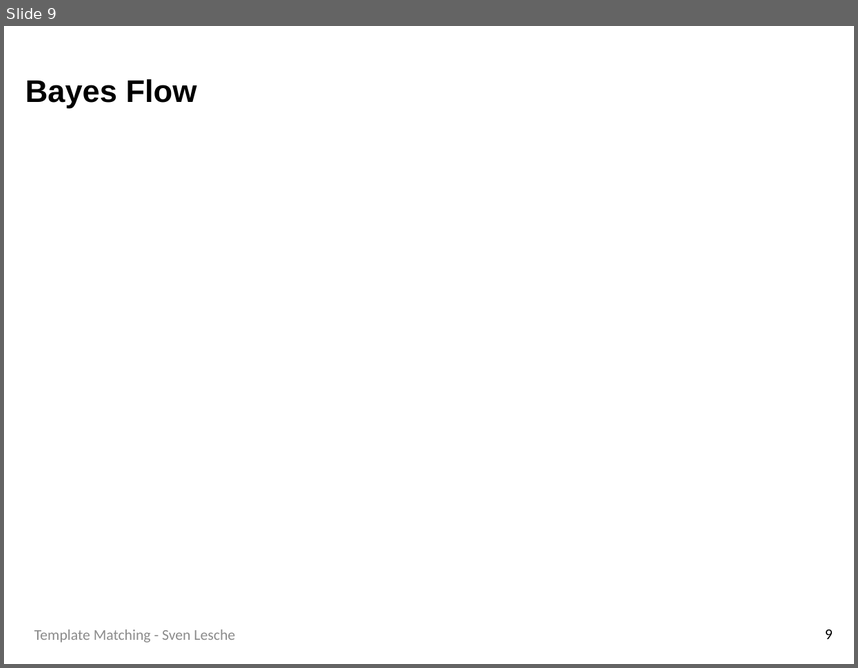
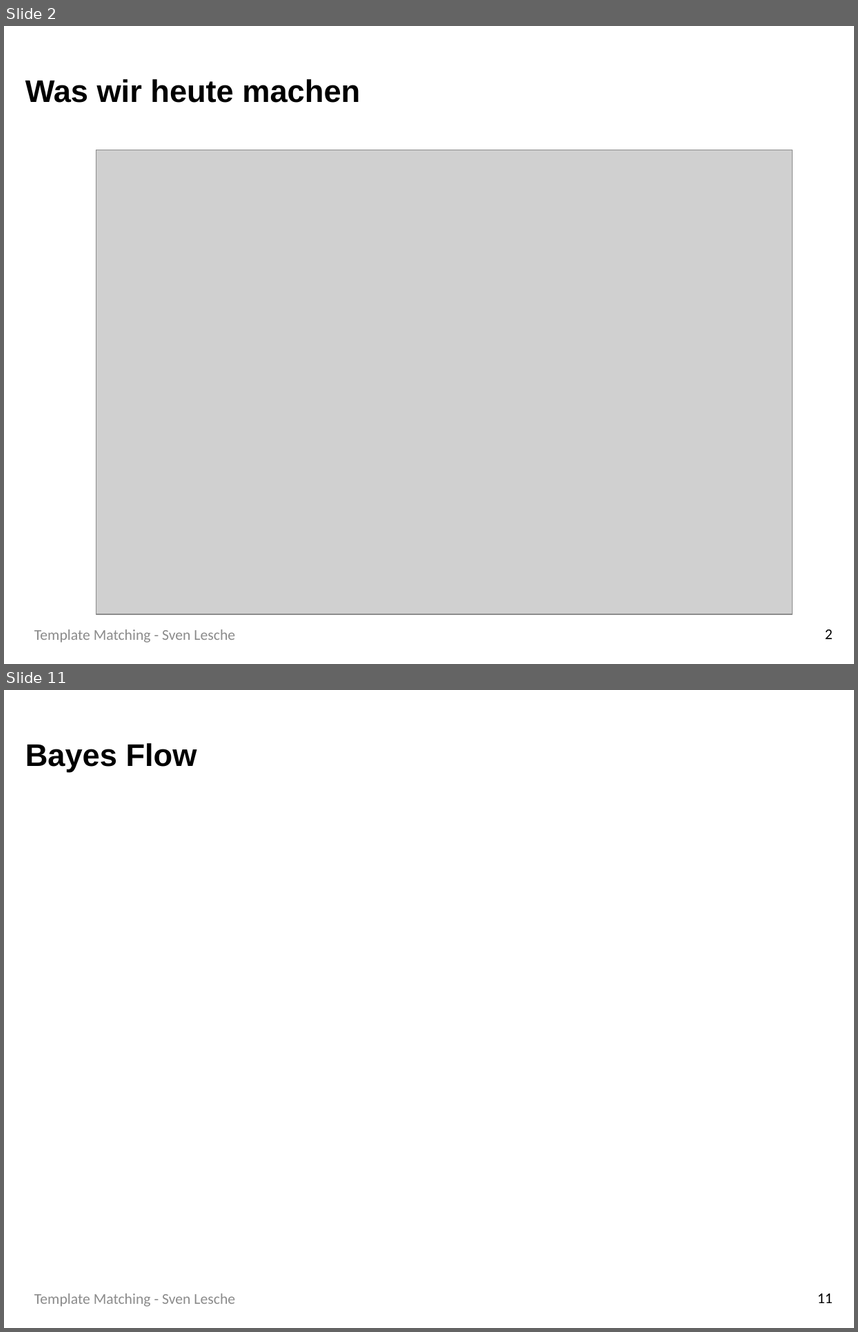
Before and after one commit to SLesche/levy-intelligence, a slide deck: presentations/levy_presentation.pptx. Shown one above the other, each under a label of ours: slide 9 before the commit, slides 2 and 11 after it; the slides between them are not shown. The pictures are 858x668 and 858x1332 pixels, drawn with LibreOffice and Linux fonts; fonts in the diff are those of the drawing; grey boxes stand for pictures; background and template pictures are left out. Boxes give left, top, right and bottom in pixels: in the first picture for what was removed or moved away, otherwise in the second. Text is boxed around its words. In the diff, an @@ line names an element or a change of style, - is before the commit and + after.

```diff
--- a/presentations/levy_presentation.pptx
+++ b/presentations/levy_presentation.pptx
@@ slide 2 added at <box>4,26,854,664</box>, background #FFFFFF @@
@@ title added at <box>25,79,360,103</box>, 25 pt, text #000000, bold @@
+Was wir heute machen
@@ picture added at <box>96,150,792,613</box> @@
@@ text added at <box>34,629,235,642</box>, 12 pt, text #8C8C8C @@
+Template Matching - Sven Lesche
@@ page number added at <box>825,629,833,639</box>, 12 pt, text #000000 @@
+2
@@ what was slide 9 is now slide 11 @@
@@ page number at <box>818,1293,833,1303</box>: text changed @@
-9
+11
```
Also in this commit, not shown: 9 slides changed, 1 other slide added.
